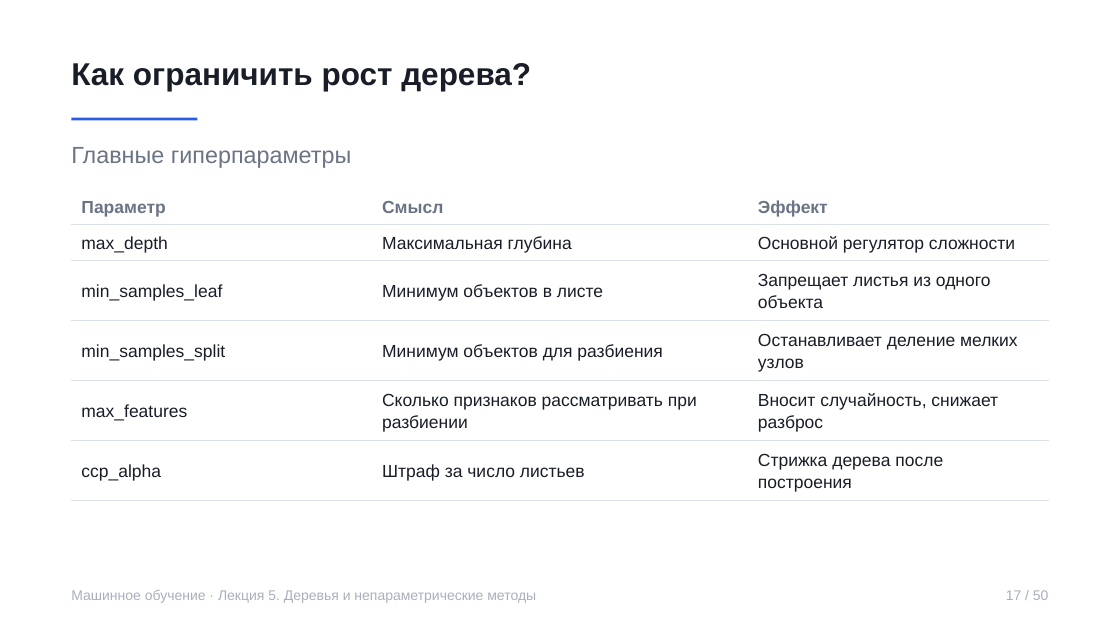
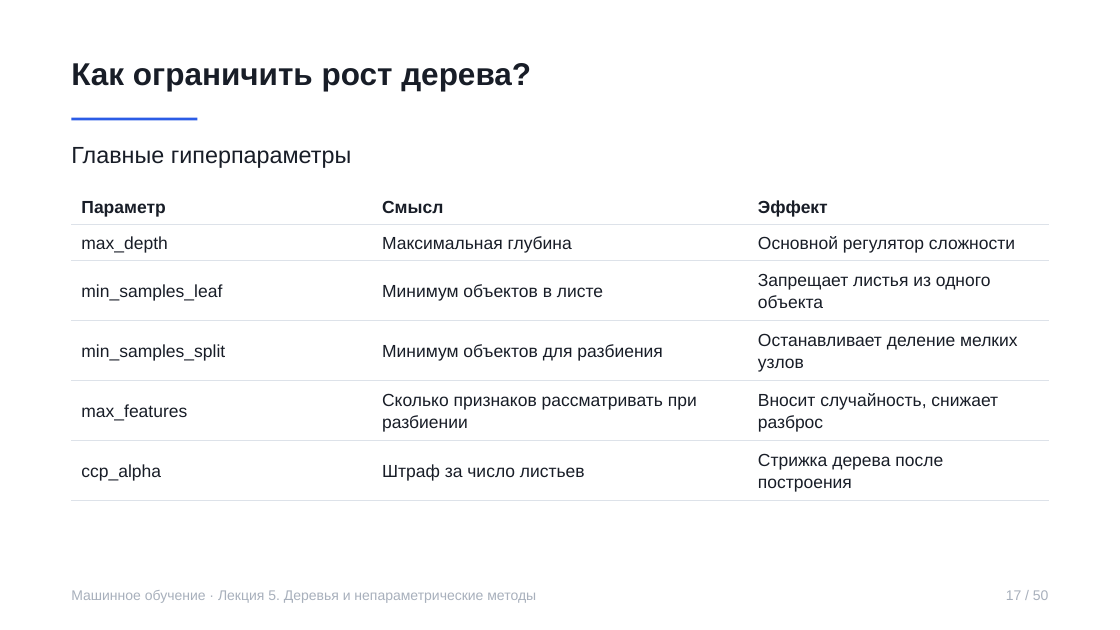
Before and after one commit to rustam-azimov/ml-course-spbu, a slide deck: slide 17 of lectures/lecture05.pptx. Drawn at 1120x630 pixels with LibreOffice and Linux fonts; fonts in the diff are those of the drawing. Boxes give left, top, right and bottom in pixels: in the first picture for what was removed or moved away, otherwise in the second. Text is boxed around its words. In the diff, an @@ line names an element or a change of style, - is before the commit and + after.

```diff
--- a/lectures/lecture05.pptx
+++ b/lectures/lecture05.pptx
@@ text "Главные гиперпараметры" at box(71, 147, 352, 168): text colour #6B7484 to #181D27 @@
@@ table at box(71, 188, 1049, 496) @@
@@ text colour #6B7484 to #181D27 in "Параметр", "Смысл", "Эффект" @@
```
Also in this commit, not shown: 44 other slides changed, 5 other files.
